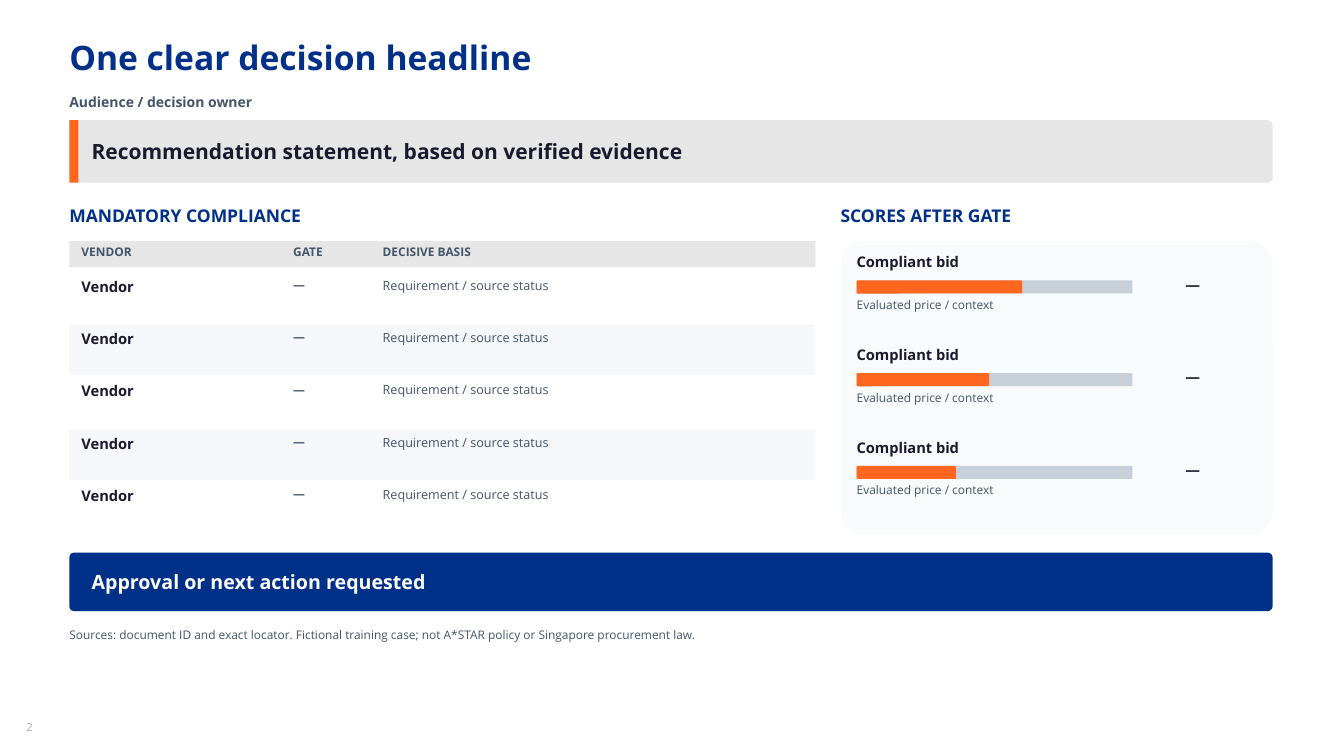
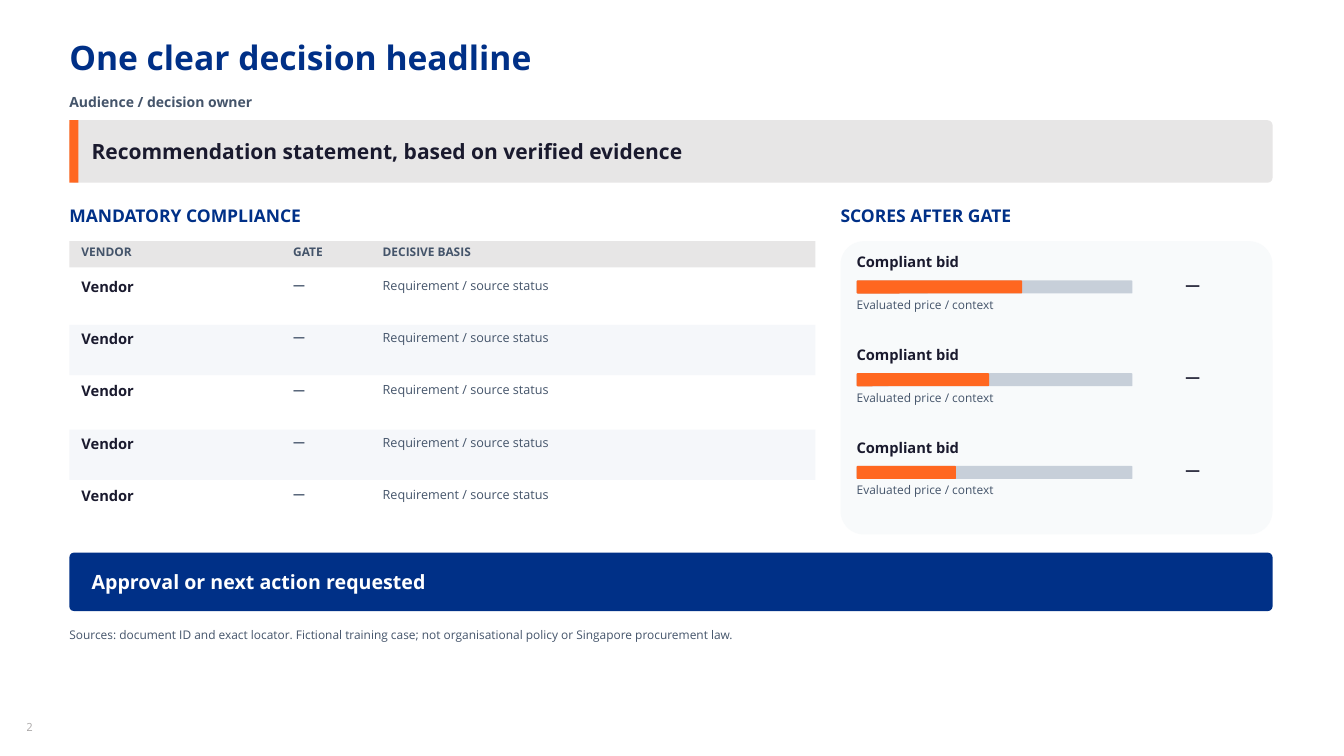
Before and after one commit to gauravmm/ai-for-lr, a slide deck: slide 2 of case/06-task-materials/TASK2-002.pptx. Drawn at 1344x756 pixels with LibreOffice and Linux fonts; fonts in the diff are those of the drawing; background and template pictures are left out. Boxes give left, top, right and bottom in pixels: in the first picture for what was removed or moved away, otherwise in the second. Text is boxed around its words. In the diff, an @@ line names an element or a change of style, - is before the commit and + after.

```diff
--- a/case/06-task-materials/TASK2-002.pptx
+++ b/case/06-task-materials/TASK2-002.pptx
@@ text at <box>69,630,733,642</box>: text changed @@
-Sources: document ID and exact locator. Fictional training case; not A*STAR policy or Singapore procurement law.
+Sources: document ID and exact locator. Fictional training case; not organisational policy or Singapore procurement law.
```
Also in this commit, not shown: 3 other slides changed, 22 other files.
